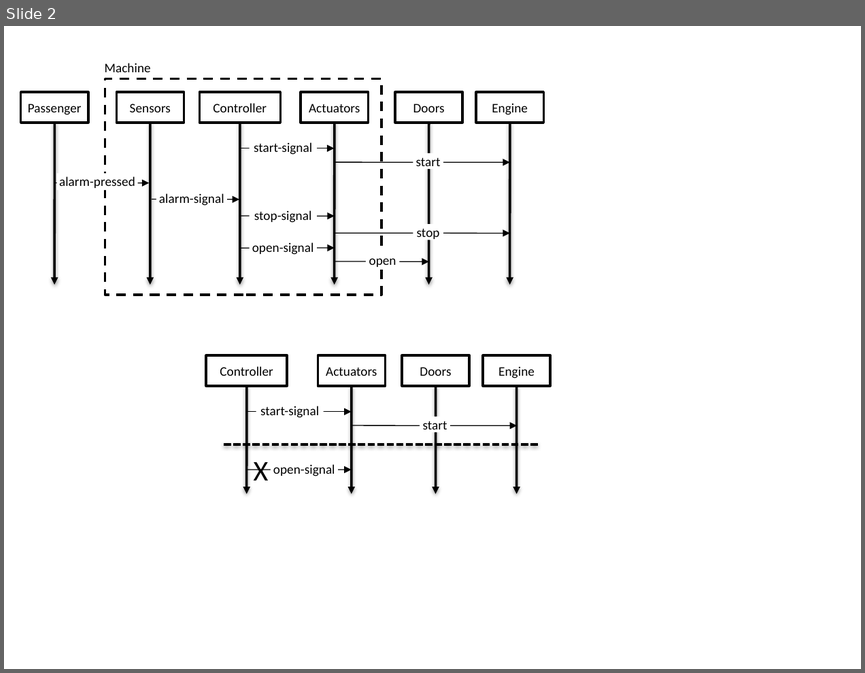
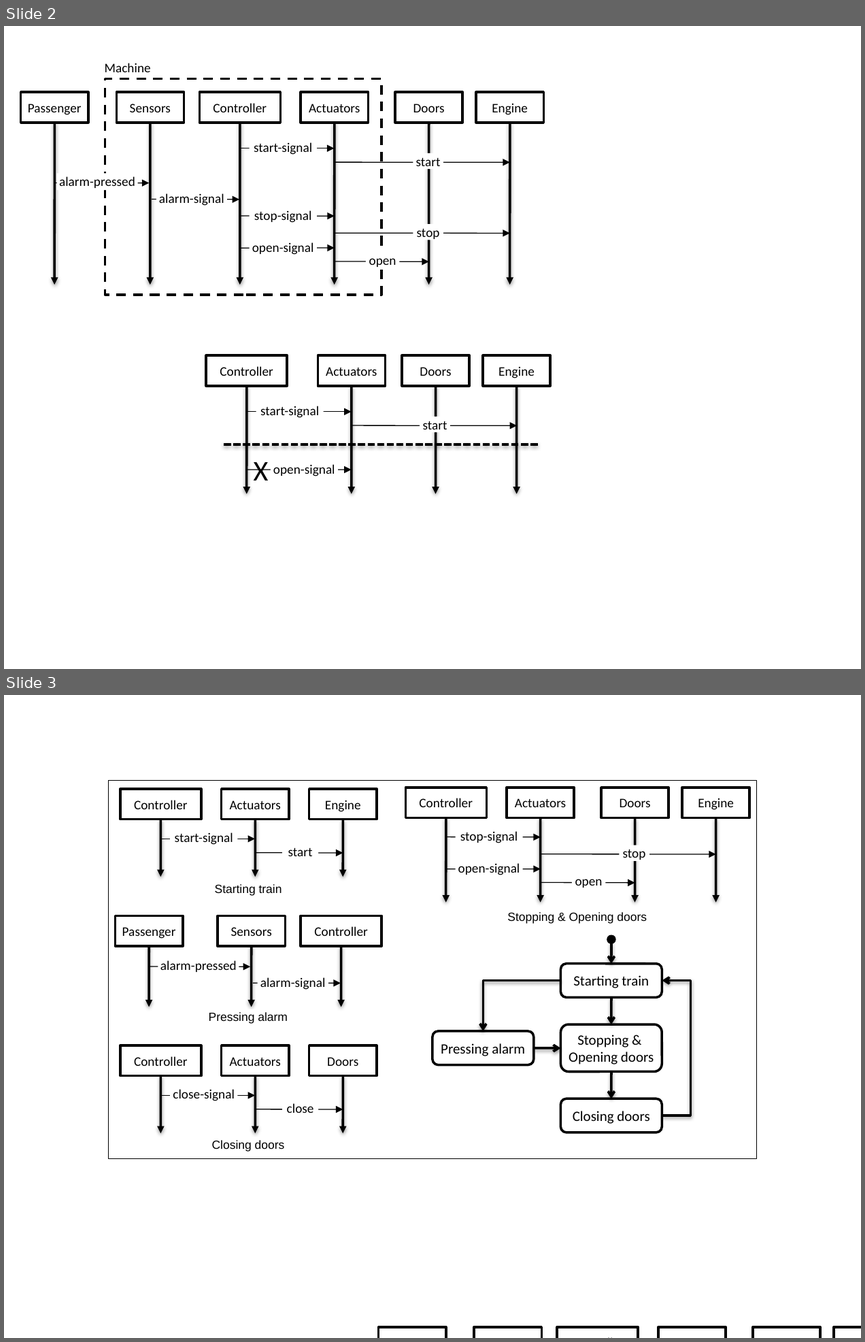
Before and after one commit to blambeau/phd, a slide deck: writing/images/train.pptx. Shown one above the other, each under a label of ours: slide 2 before the commit, slides 2 and 3 after it. The pictures are 865x673 and 865x1342 pixels, drawn with LibreOffice and Linux fonts; fonts in the diff are those of the drawing. Boxes give left, top, right and bottom in pixels: in the first picture for what was removed or moved away, otherwise in the second. Text is boxed around its words. In the diff, an @@ line names an element or a change of style, - is before the commit and + after.

```diff
--- a/writing/images/train.pptx
+++ b/writing/images/train.pptx
@@ slide 3 added at [4, 695, 861, 1338], background #FFFFFF @@
@@ group added at [109, 780, 756, 1157]: 27 arrows, 14 rectangles, 14 texts, 4 rounded rectangles, 2 elbow arrows, 1 ellipse @@
+Controller
+Actuators
+Engine
+start-signal
+start
+Starting train
+Starting train
+Pressing alarm
+Stopping &
+Opening doors
+Closing doors
+Passenger
+Controller
+Sensors
+alarm-pressed
+alarm-signal
+Pressing alarm
+Controller
+Actuators
+Doors
+close-signal
+close
+Closing doors
+Controller
+Actuators
+Engine
+Doors
+stop-signal
+stop
+open-signal
+open
+Stopping & Opening doors
@@ group added at [379, 1327, 861, 1338]: 6 rectangles @@
+Passenger
+Controller
+Actuators
+Engine
+Doors
+Sensors
```
Also in this commit, not shown: 1 other file.
